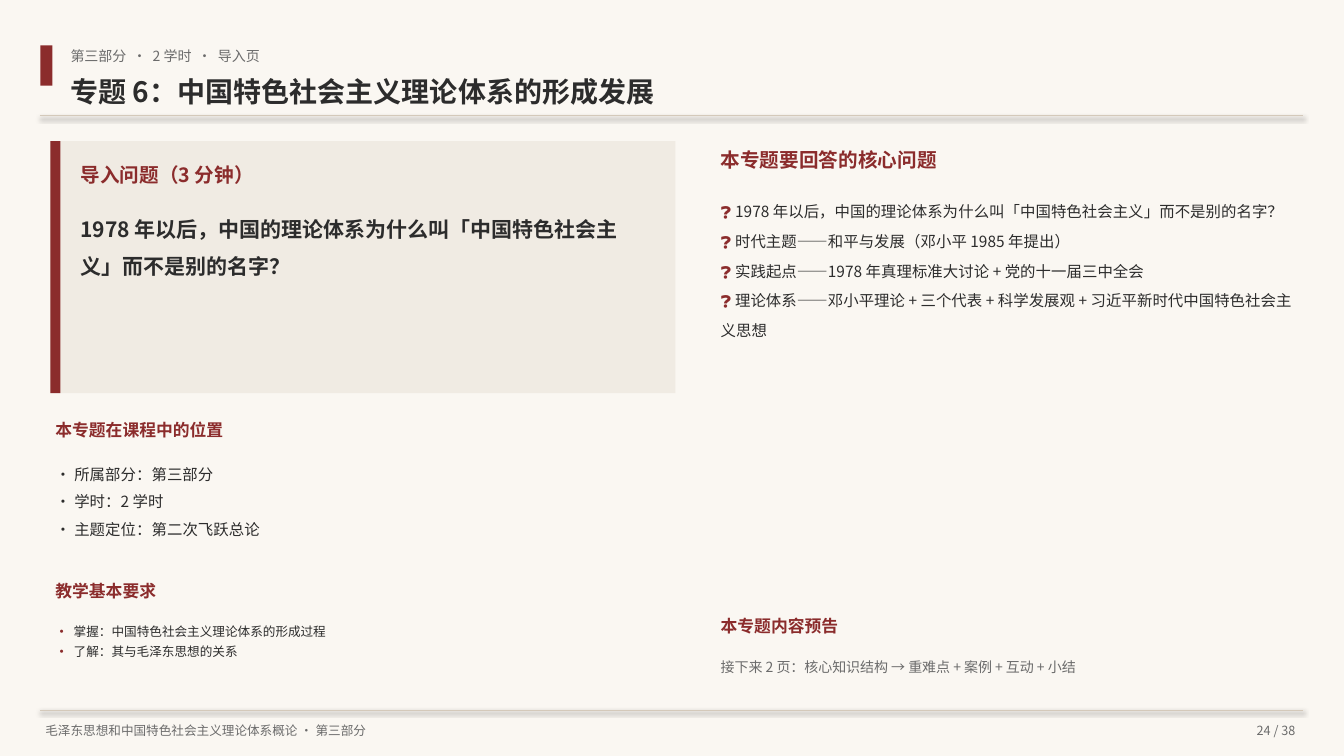
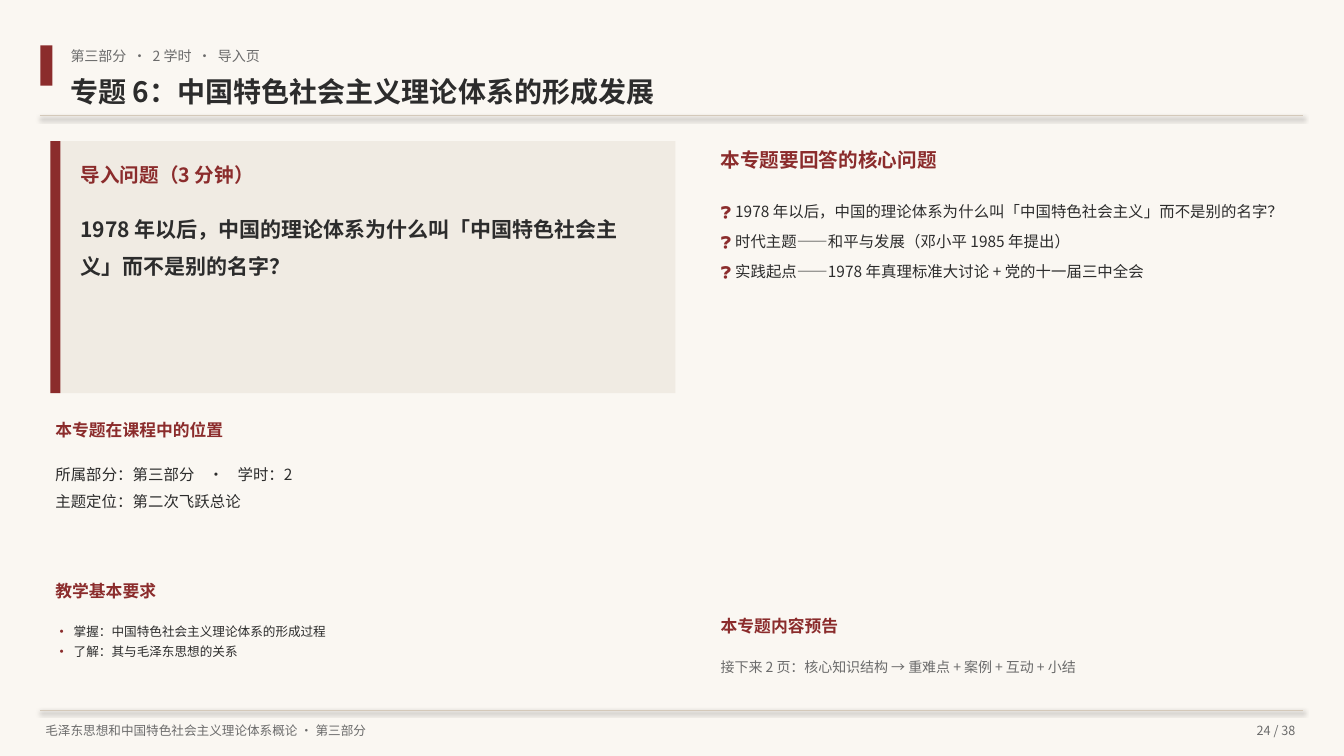
Before and after one commit to hsy358/obsidian-vault, a slide deck: slide 24 of 03-资源/PPT/毛泽东思想和中国特色社会主义理论体系概论 教学大纲概览.pptx. Drawn at 1344x756 pixels with LibreOffice and Linux fonts; fonts in the diff are those of the drawing. Boxes give left, top, right and bottom in pixels: in the first picture for what was removed or moved away, otherwise in the second. Text is boxed around its words. In the diff, an @@ line names an element or a change of style, - is before the commit and + after.

```diff
--- a/03-资源/PPT/毛泽东思想和中国特色社会主义理论体系概论 教学大纲概览.pptx
+++ b/03-资源/PPT/毛泽东思想和中国特色社会主义理论体系概论 教学大纲概览.pptx
@@ text at bbox=[721, 293, 1292, 337]: paragraph removed @@
-❓ 理论体系——邓小平理论 + 三个代表 + 科学发展观 + 习近平新时代中国特色社会主义思想
@@ text at bbox=[55, 467, 293, 508]: text changed @@
-· 所属部分：第三部分
-· 学时：2 学时
-· 主题定位：第二次飞跃总论
+所属部分：第三部分 · 学时：2
+主题定位：第二次飞跃总论
```
Also in this commit, not shown: 12 other slides changed, 2 other files.
